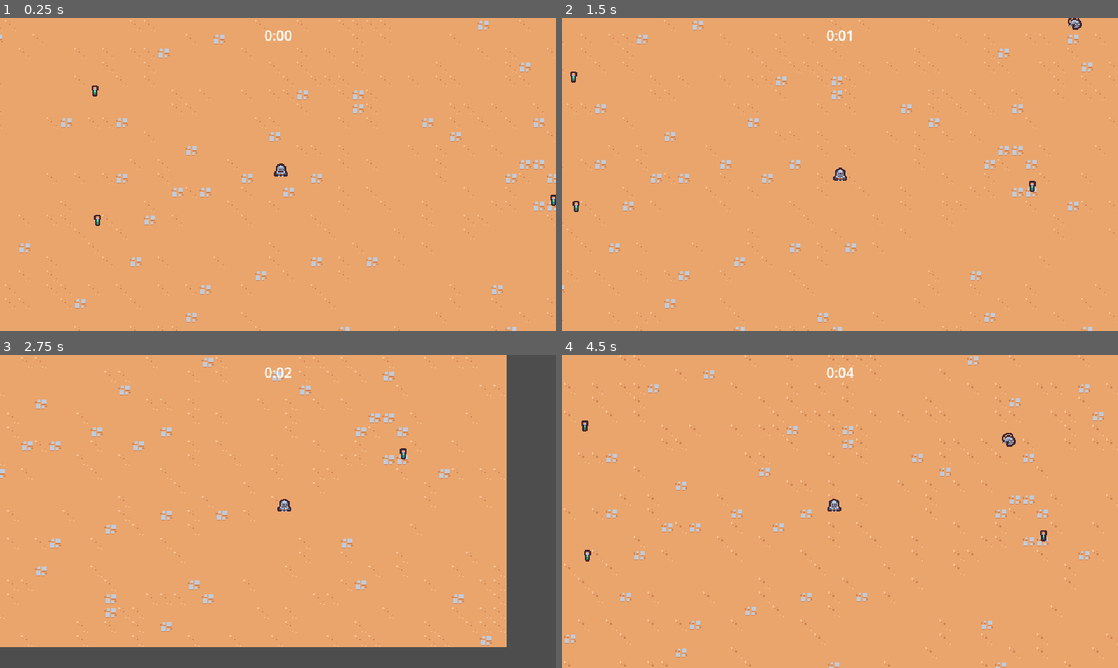
Above: before the commit, frames 1-4 (two rows, left to right).
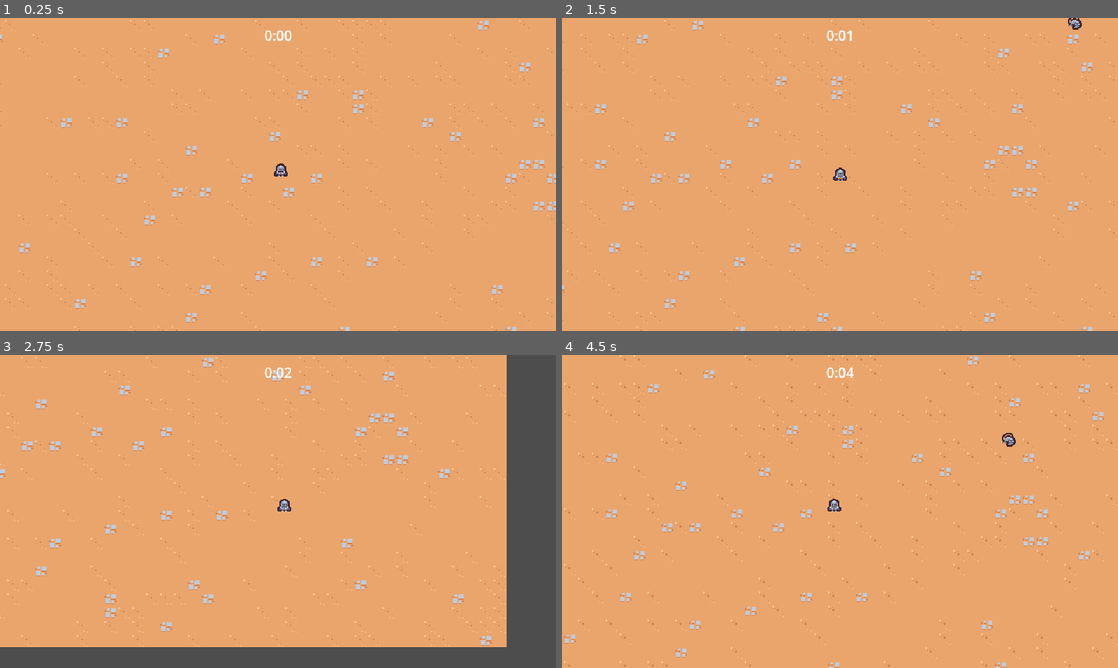
Above: after the commit, the same moments.

Repository: Joseph731/Firebelley-Udemy
Game: Godot game, scene res://scenes/main/main.tscn
Two runs of this game, one before a commit and one after it. Both use one fixed random seed, a clock stepped at 60 frames per second and the inputs below.
Inputs:
- Up to frame 1 (0.25 s): no input
- Up to frame 2 (1.5 s): hold D (move_right) 0.53-1.28 s; hold S (move_down) from 1.28 s (still down)
- Up to frame 3 (2.75 s): release S (move_down) at 2.03 s; hold D (move_right) from 2.03 s (still down)
- Up to frame 4 (4.5 s): release D (move_right) at 2.78 s; hold W (move_up) 2.78-3.53 s; hold A (move_left) from 3.53 s (still down)

The runs differ from the first frame. In frame 1, 0.1% of the frame differs, in the area x 16-100%, y 21-67%; in frame 2, 0.1%; in frame 3, less than 0.1%; in frame 4, 0.1%, in the area x 3-88%, y 20-66%.

Commit message:
Add health component, experience vial component

Diff:
--- /dev/null
+++ b/scenes/component/health_component.gd
@@ -0,0 +1,19 @@
+extends Node
+class_name HealthComponent
+
+signal died
+
+@export var max_health: float = 10
+var current_health
+
+func _ready():
+	current_health = max_health
+
+func damage(damage_val: float):
+	current_health = max(current_health - damage_val, 0)
+	Callable(check_death).call_deferred() #Fixes Error(calls check_death on the next idil frame)
+
+func check_death():
+	if current_health == 0:
+		died.emit()
+		owner.queue_free()
--- /dev/null
+++ b/scenes/component/health_component.tscn
@@ -0,0 +1,6 @@
+[gd_scene load_steps=2 format=3 uid="uid://bhjp3oox2ngft"]
+
+[ext_resource type="Script" path="res://scenes/component/health_component.gd" id="1_7iaue"]
+
+[node name="HealthComponent" type="Node"]
+script = ExtResource("1_7iaue")
--- /dev/null
+++ b/scenes/component/vial_drop_component.gd
@@ -0,0 +1,23 @@
+extends Node
+
+@export_range(0, 1) var drop_percent: float = .5
+@export var health_component: Node
+@export  var vial_scene: PackedScene
+
+func _ready():
+	(health_component as HealthComponent).died.connect(on_died)
+
+func on_died():
+	if randf() > drop_percent:
+		return
+
+	if vial_scene == null:
+		return
+
+	if !(owner is Node2D):
+		return
+
+	var spawn_position = (owner as Node2D).global_position
+	var vial_instance = vial_scene.instantiate() as Node2D
+	owner.get_parent().add_child(vial_instance)
+	vial_instance.global_position = spawn_position
--- /dev/null
+++ b/scenes/component/vial_drop_component.tscn
@@ -0,0 +1,8 @@
+[gd_scene load_steps=3 format=3 uid="uid://c7pyljh8ny6l6"]
+
+[ext_resource type="Script" path="res://scenes/component/vial_drop_component.gd" id="1_olu0e"]
+[ext_resource type="PackedScene" uid="uid://jeb6f8vnp2fr" path="res://scenes/game_object/experience_vial/experience_vial.tscn" id="2_djhik"]
+
+[node name="VialDropComponent" type="Node"]
+script = ExtResource("1_olu0e")
+vial_scene = ExtResource("2_djhik")
--- a/scenes/game_object/basic_enemy/basic_enemy.gd
+++ b/scenes/game_object/basic_enemy/basic_enemy.gd
@@ -1,6 +1,8 @@
 extends CharacterBody2D
 
 const MAX_SPEED = 40.0
+
+@onready var health_component:HealthComponent = $HealthComponent
 
 # Called when the node enters the scene tree for the first time.
 func _ready():
@@ -21,4 +23,4 @@
 
 
 func on_area_entered(_other_area: Area2D):
-	queue_free()
+	health_component.damage(100)
--- a/scenes/game_object/basic_enemy/basic_enemy.tscn
+++ b/scenes/game_object/basic_enemy/basic_enemy.tscn
@@ -1,7 +1,9 @@
-[gd_scene load_steps=5 format=3 uid="uid://cxd76o83r1xew"]
+[gd_scene load_steps=7 format=3 uid="uid://cxd76o83r1xew"]
 
 [ext_resource type="Script" path="res://scenes/game_object/basic_enemy/basic_enemy.gd" id="1_a381b"]
+[ext_resource type="PackedScene" uid="uid://bhjp3oox2ngft" path="res://scenes/component/health_component.tscn" id="2_m4j3p"]
 [ext_resource type="Texture2D" uid="uid://da7n4bwu0fvqu" path="res://scenes/game_object/basic_enemy/basic_enemy.png" id="2_r8dna"]
+[ext_resource type="PackedScene" uid="uid://c7pyljh8ny6l6" path="res://scenes/component/vial_drop_component.tscn" id="3_td3ng"]
 
 [sub_resource type="CircleShape2D" id="CircleShape2D_akrdy"]
 radius = 12.0
@@ -14,6 +16,11 @@
 collision_mask = 9
 motion_mode = 1
 script = ExtResource("1_a381b")
+
+[node name="HealthComponent" parent="." instance=ExtResource("2_m4j3p")]
+
+[node name="VialDropComponent" parent="." node_paths=PackedStringArray("health_component") instance=ExtResource("3_td3ng")]
+health_component = NodePath("../HealthComponent")
 
 [node name="Area2D" type="Area2D" parent="."]
 collision_layer = 0
--- a/scenes/game_object/experience_vial/experience_vial.gd
+++ b/scenes/game_object/experience_vial/experience_vial.gd
@@ -1,6 +1,4 @@
 extends Node2D
-
-
 
 func _ready():
 	$Area2D.area_entered.connect(on_area_entered)
--- a/scenes/main/main.tscn
+++ b/scenes/main/main.tscn
@@ -7,7 +7,6 @@
 [ext_resource type="PackedScene" uid="uid://wu2l0iwd08o2" path="res://scenes/manager/arena_time_manager.tscn" id="2_lap3o"]
 [ext_resource type="PackedScene" uid="uid://cxnfpwrwtkbqj" path="res://scenes/manager/enemy_manager.tscn" id="2_o21g4"]
 [ext_resource type="PackedScene" uid="uid://dx3y1o6eay27j" path="res://scenes/manager/experience_manager.tscn" id="4_hmmox"]
-[ext_resource type="PackedScene" uid="uid://jeb6f8vnp2fr" path="res://scenes/game_object/experience_vial/experience_vial.tscn" id="7_f2d1i"]
 
 [node name="Main" type="Node"]
 
@@ -30,12 +29,3 @@
 [node name="Player" parent="." instance=ExtResource("1_1tnvk")]
 position = Vector2(399, 278)
 motion_mode = 1
-
-[node name="ExperienceVial" parent="." instance=ExtResource("7_f2d1i")]
-position = Vector2(185, 179)
-
-[node name="ExperienceVial2" parent="." instance=ExtResource("7_f2d1i")]
-position = Vector2(188, 328)
-
-[node name="ExperienceVial3" parent="." instance=ExtResource("7_f2d1i")]
-position = Vector2(713, 305)
Not shown: 1 places in scenes/main/main.tscn that only renumber resources
